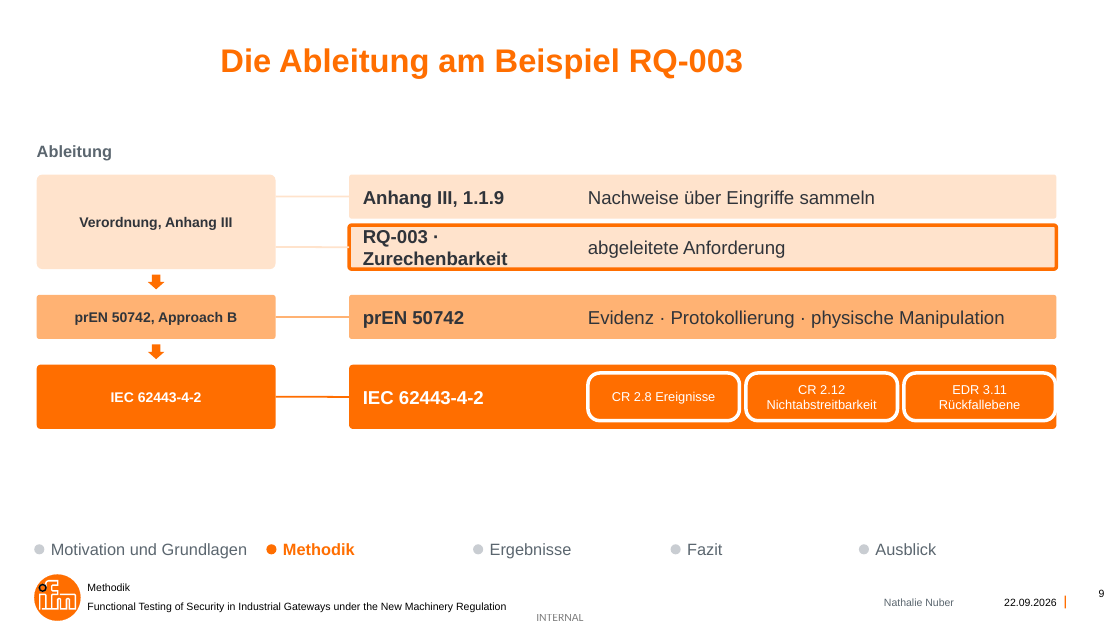
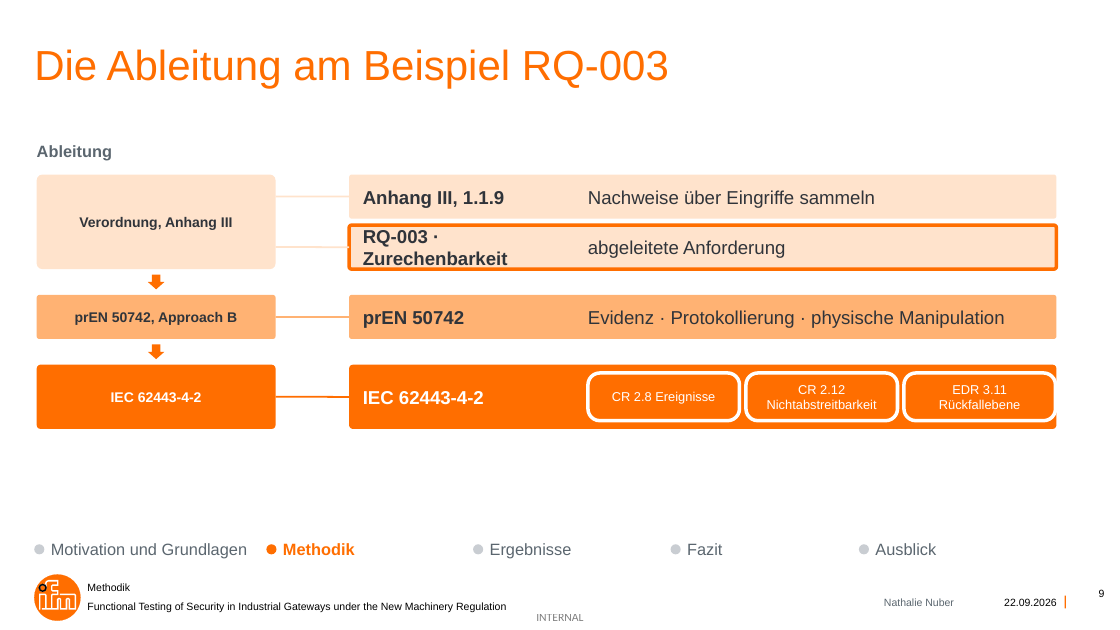
Before and after one commit to nathalienr/Bachelorarbeit, a slide deck: slide 9 of Functional Testing of Security in Industrial Gateways under the New Machinery Regulation.pptx. Drawn at 1120x630 pixels with LibreOffice and Linux fonts; fonts in the diff are those of the drawing; background and template pictures are left out. Boxes give left, top, right and bottom in pixels: in the first picture for what was removed or moved away, otherwise in the second. Text is boxed around its words. In the diff, an @@ line names an element or a change of style, - is before the commit and + after.

```diff
--- a/Functional Testing of Security in Industrial Gateways under the New Machinery Regulation.pptx
+++ b/Functional Testing of Security in Industrial Gateways under the New Machinery Regulation.pptx
@@ title "Die Ableitung am Beispiel RQ-003": place and size @@
-title "Die Ableitung am Beispiel RQ-003" at [220, 48, 743, 78]
+title "Die Ableitung am Beispiel RQ-003" at [34, 49, 669, 88]
@@ title "Die Ableitung am Beispiel RQ-003" at [34, 49, 669, 88]: size 28 to 36 pt, bold off @@
```
Also in this commit, not shown: 11 other slides changed, 14 other files.
